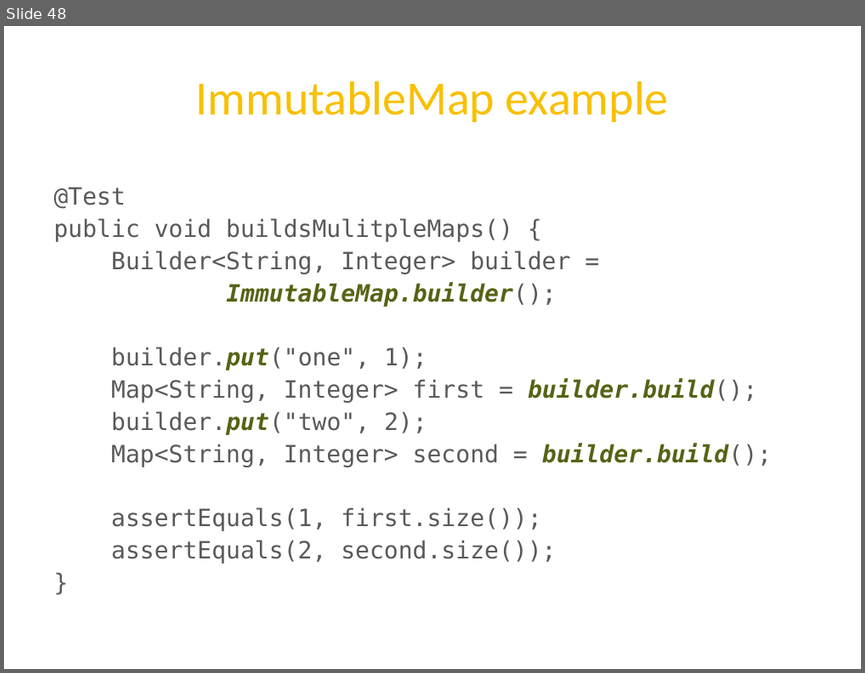
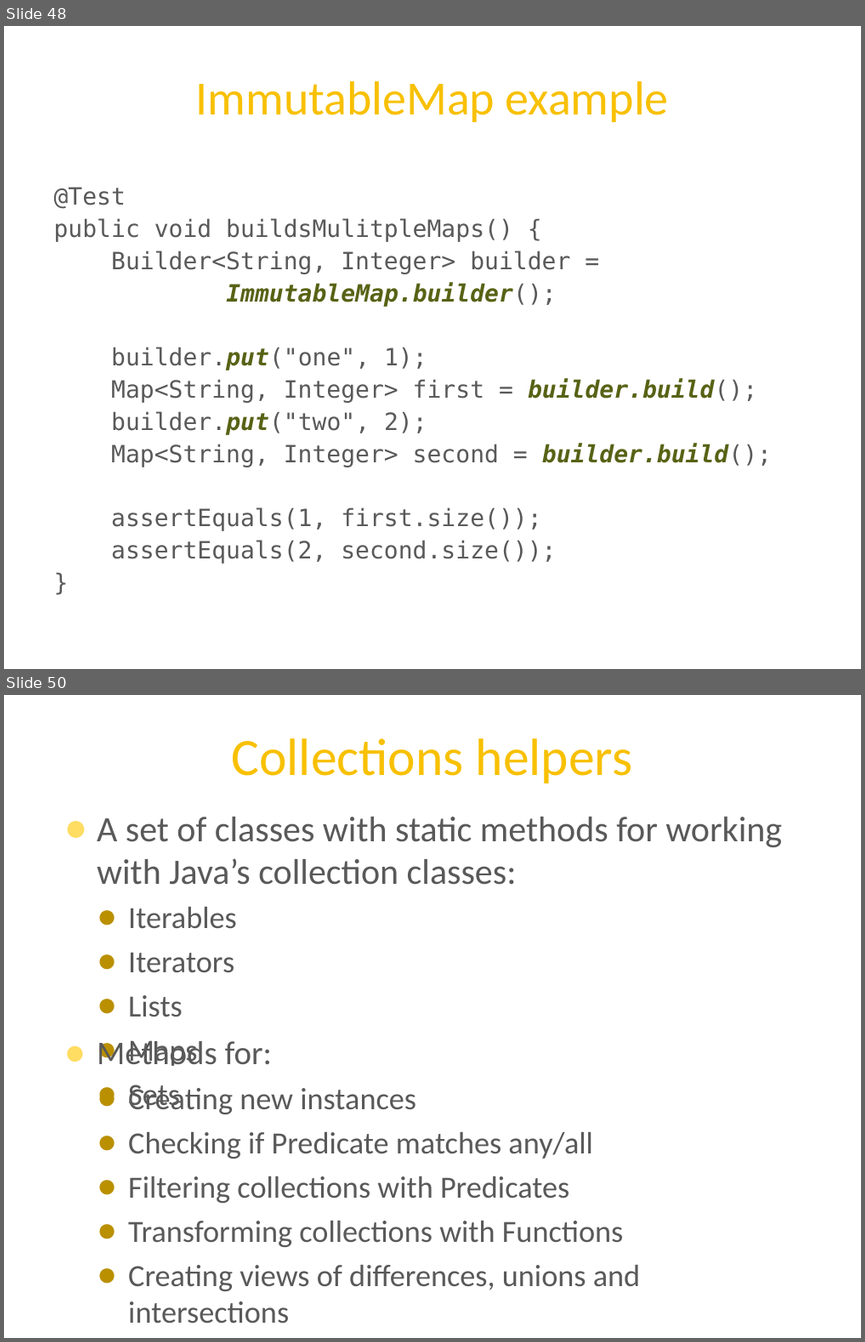
Before and after one commit to twoqubed/JavaMUG-Guava, a slide deck: JavaMUG - Guava.pptx. Shown one above the other, each under a label of ours: slide 48 before the commit, slides 48 and 50 after it; the slides between them are not shown. The pictures are 865x673 and 865x1342 pixels, drawn with LibreOffice and Linux fonts; fonts in the diff are those of the drawing; background and template pictures are left out. Boxes give left, top, right and bottom in pixels: in the first picture for what was removed or moved away, otherwise in the second. Text is boxed around its words. In the diff, an @@ line names an element or a change of style, - is before the commit and + after.

```diff
--- a/JavaMUG - Guava.pptx
+++ b/JavaMUG - Guava.pptx
@@ slide 50 added at [4, 695, 861, 1338], background picture (left out) @@
@@ title added at [232, 738, 633, 783], 44 pt, text #F8C000 @@
+Collections helpers
@@ text added at [97, 817, 782, 885], 30 pt, text #595959 @@
+● A set of classes with static methods for working with Java’s collection classes:
@@ text added at [128, 907, 237, 1109], 25.9 pt, text #595959 @@
+  ● Iterables
+  ● Iterators
+  ● Lists
+  ● Maps
+  ● Sets
@@ text added at [97, 1040, 640, 1323], 25.9 pt, text #595959 @@
+● Methods for:
+  ● Creating new instances
+  ● Checking if Predicate matches any/all
+  ● Filtering collections with Predicates
+  ● Transforming collections with Functions
+  ● Creating views of differences, unions and intersections
```
Also in this commit, not shown: 1 slide changed, 2 other slides added, 3 other files.
